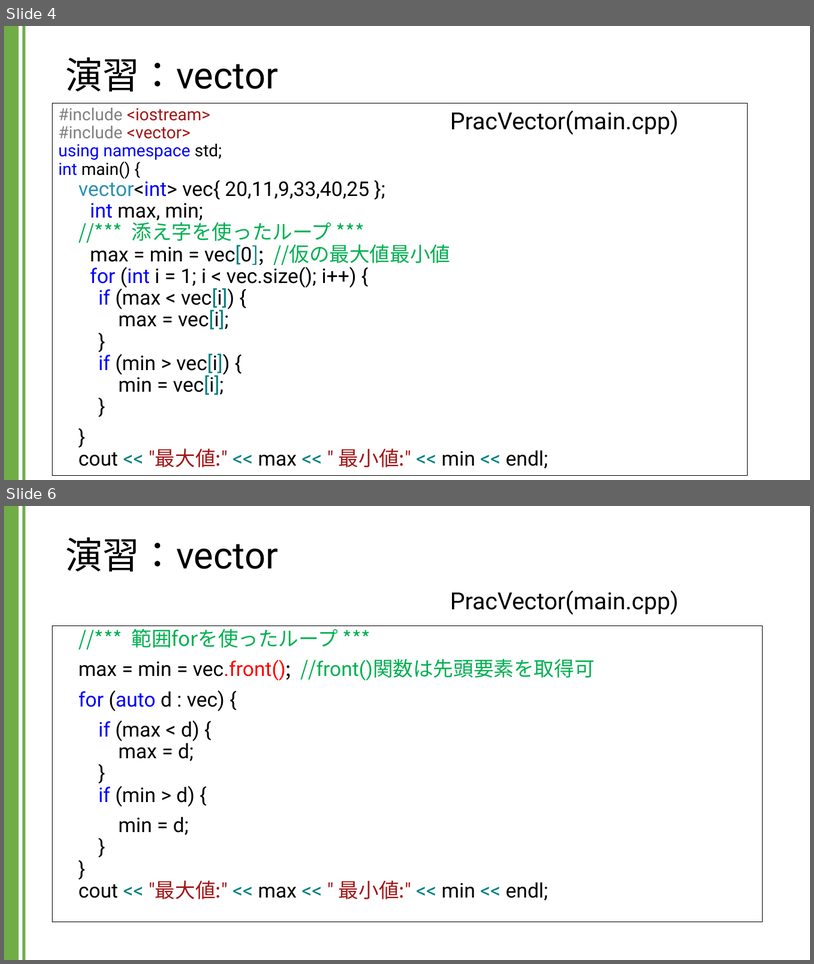
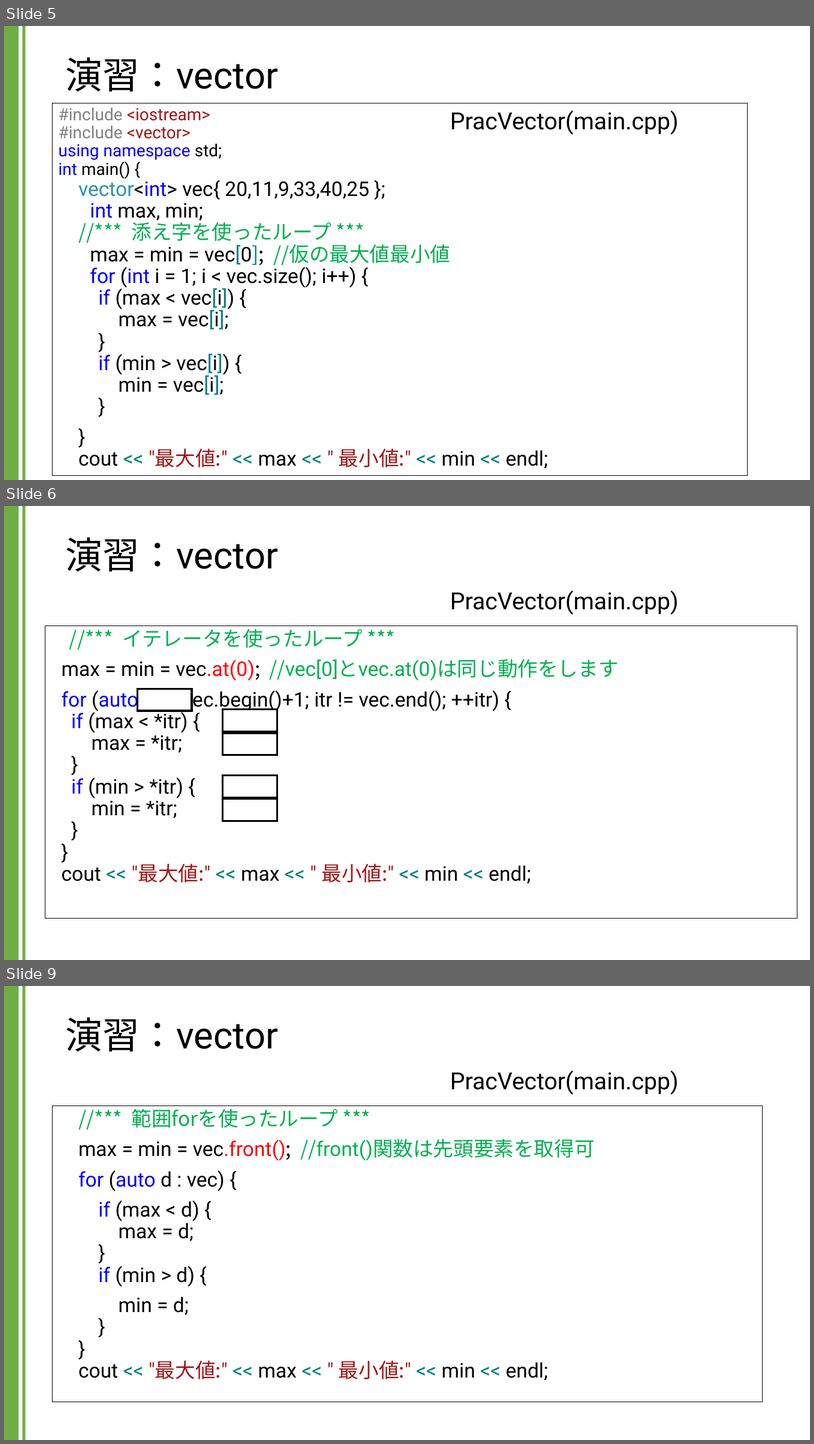
Before and after one commit to kic-murata/cpp2024, a slide deck: 授業資料/演習課題：vector.pptx. Shown one above the other, each under a label of ours: slides 4 and 6 before the commit, slides 5, 6 and 9 after it; the slides between them are not shown. The pictures are 814x964 and 814x1444 pixels, drawn with LibreOffice and Linux fonts; fonts in the diff are those of the drawing. Boxes give left, top, right and bottom in pixels: in the first picture for what was removed or moved away, otherwise in the second. Text is boxed around its words. In the diff, an @@ line names an element or a change of style, - is before the commit and + after.

```diff
--- a/授業資料/演習課題：vector.pptx
+++ b/授業資料/演習課題：vector.pptx
@@ slide 6 added at box(4, 506, 810, 960), background #FFFFFF; not listed: 2 template elements that a slide beside it also shows @@
@@ title added at box(65, 537, 278, 571), 44 pt, text #000000 @@
+演習：vector
@@ text added at box(450, 590, 679, 615), 28 pt, text #000000 @@
+PracVector(main.cpp)
@@ text added at box(45, 626, 797, 918), fill #FFFFFF, outline #000000 0.75 pt, 24 pt, text #000000 @@
+//*** イテレータを使ったループ ***
+max = min = vec.at(0); //vec[0]とvec.at(0)は同じ動作をします
+for (auto itr = vec.begin()+1; itr != vec.end(); ++itr) {
+if (max < *itr) {
+max = *itr;
+}
+if (min > *itr) {
+min = *itr;
+}
+}
+cout << "最大値:" << max << " 最小値:" << min << endl;
@@ rectangle added at box(138, 688, 192, 711), fill #FFFFFF, outline #000000 2.25 pt @@
@@ rectangle added at box(223, 709, 278, 731), fill #FFFFFF, outline #000000 2.25 pt @@
@@ rectangle added at box(223, 733, 278, 754), fill #FFFFFF, outline #000000 2.25 pt @@
@@ rectangle added at box(223, 775, 278, 797), fill #FFFFFF, outline #000000 2.25 pt @@
@@ rectangle added at box(223, 799, 278, 820), fill #FFFFFF, outline #000000 2.25 pt @@
@@ what was slide 4 is now slide 5 @@
@@ what was slide 6 is now slide 9 @@
```
Also in this commit, not shown: 12 slides changed, 2 other slides added.
